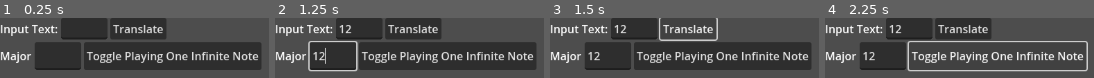
Above: before the commit, frames 1-4 (left to right).
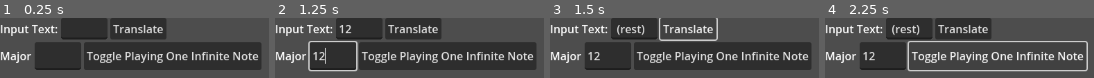
Above: after the commit, the same moments.

Repository: NBumgardner/text-to-music-gui-2015
Game: Godot game, scene res://scenes/TextToMusicGui.tscn
Same seed, same stepped clock (60 frames per second), same inputs: the game is played once before the commit and once after it.
Inputs (mouse positions are in pixels of both pictures, inside the frame that each line leads up to):
- Up to frame 1 (0.25 s): no input
- Up to frame 2 (1.25 s): click (358, 28) at 0.52 s; type "12" at 0.6 s; click (334, 56) at 0.75 s; type "12" at 0.83 s
- Up to frame 3 (1.5 s): click "Translate" at 1.25 s
- Up to frame 4 (2.25 s): click "Toggle Playing One Infinite N…" at 2 s

Frames 1-2 are identical in both runs. In frame 3, 1.0% of the frame differs, in the area x 23-36%, y 11-29%; in frame 4, 1.0%.
Error before the commit: Parse Error: Cannot call non-static function "prepareStr()" on the class "res://musical_translations/convert.gd" directly. Make an instance instead. (res://sce…

Commit message:
Fix Build so Translate Changes a Field

Diff:
--- a/v2-godot/musical_translations/convert.gd
+++ b/v2-godot/musical_translations/convert.gd
@@ -48,7 +48,7 @@
 	# For each character in s
 	for char in s:
 		var num = char.to_utf8_buffer()[0] - 65
-		if (not (-1 < num < 26)):
+		if num <= -1 or num >= 26:
 			# Invalid character detected. Skip it.
 			continue
 		result.append(num % scale)
@@ -62,4 +62,4 @@
 	Removes whitespace characters.
 """
 func prepareStr(s):
-	return s.trim().to_upperc().split()
+	return s.strip_edges().to_upper().split()
--- a/v2-godot/scenes/TextToMusicGui.tscn
+++ b/v2-godot/scenes/TextToMusicGui.tscn
@@ -20,6 +20,7 @@
 [node name="RowUserInput" type="HBoxContainer" parent="VBoxContainer"]
 layout_mode = 2
 script = ExtResource("1_mvb7y")
+playVars = [null]
 
 [node name="Label" type="Label" parent="VBoxContainer/RowUserInput"]
 layout_mode = 2
--- a/v2-godot/scenes/row_user_input.gd
+++ b/v2-godot/scenes/row_user_input.gd
@@ -1,6 +1,14 @@
 extends HBoxContainer
 
-const Convert = preload("res://musical_translations/convert.gd")
+const Convert = preload("../musical_translations/convert.gd")
+
+signal set_play_vars(musical_scale: ScaleData, solfege_string: String)
+
+var convert = Convert.new()
+
+@export var playVars = []
+
+var _scaleInSolfege = [preload("../scales/major.tres")]
 
 const _caseSensitive = false
 
@@ -27,24 +35,25 @@
 
 	# Caps locked list of strings.
 	if (not _caseSensitive):
-		text2 = Convert.prepareStr(text)
+		text2 = convert.prepareStr(text)
 
 	var text3 = []
 	# List of integer lists.
 	# Values: 0 to 25.
 	for word in text2:
-		var a = Convert.myStrToInt(word, 26)
+		var a = convert.myStrToInt(word, 26)
 		text3.append(a)
 	print('Input Text in number format:', text3)
 
 	# Replace other 4 Entry fields. Translates text3.
 	var a = 0
-	for e in self.playVars:
-		var oldE = e.get()
-		if oldE != '':
-			print('   ', oldE, 'will be replaced.')
-		var scaleUsed = self._scaleInSolfege[a]
-		var result = Convert.iListsToSolfege(text3, scaleUsed)
+	for e in playVars:
+		# var oldE = e.get()
+		# if oldE != '':
+		#	print('   ', oldE, 'will be replaced.')
+		var scaleUsed = _scaleInSolfege[a]
+		var result = convert.iListsToSolfege(text3, scaleUsed.solfege_ascending_string.split(" "))
 		$LineEdit.text = result
+		set_play_vars.emit(result)
 		a += 1
 	print('Translation complete.')
